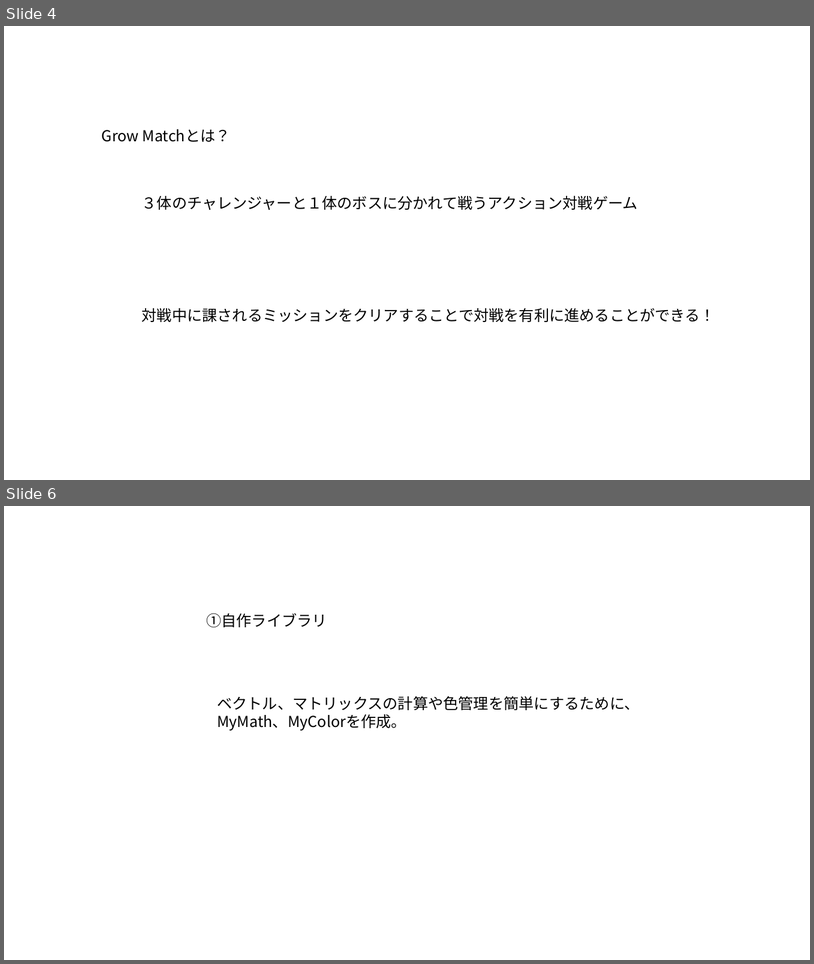
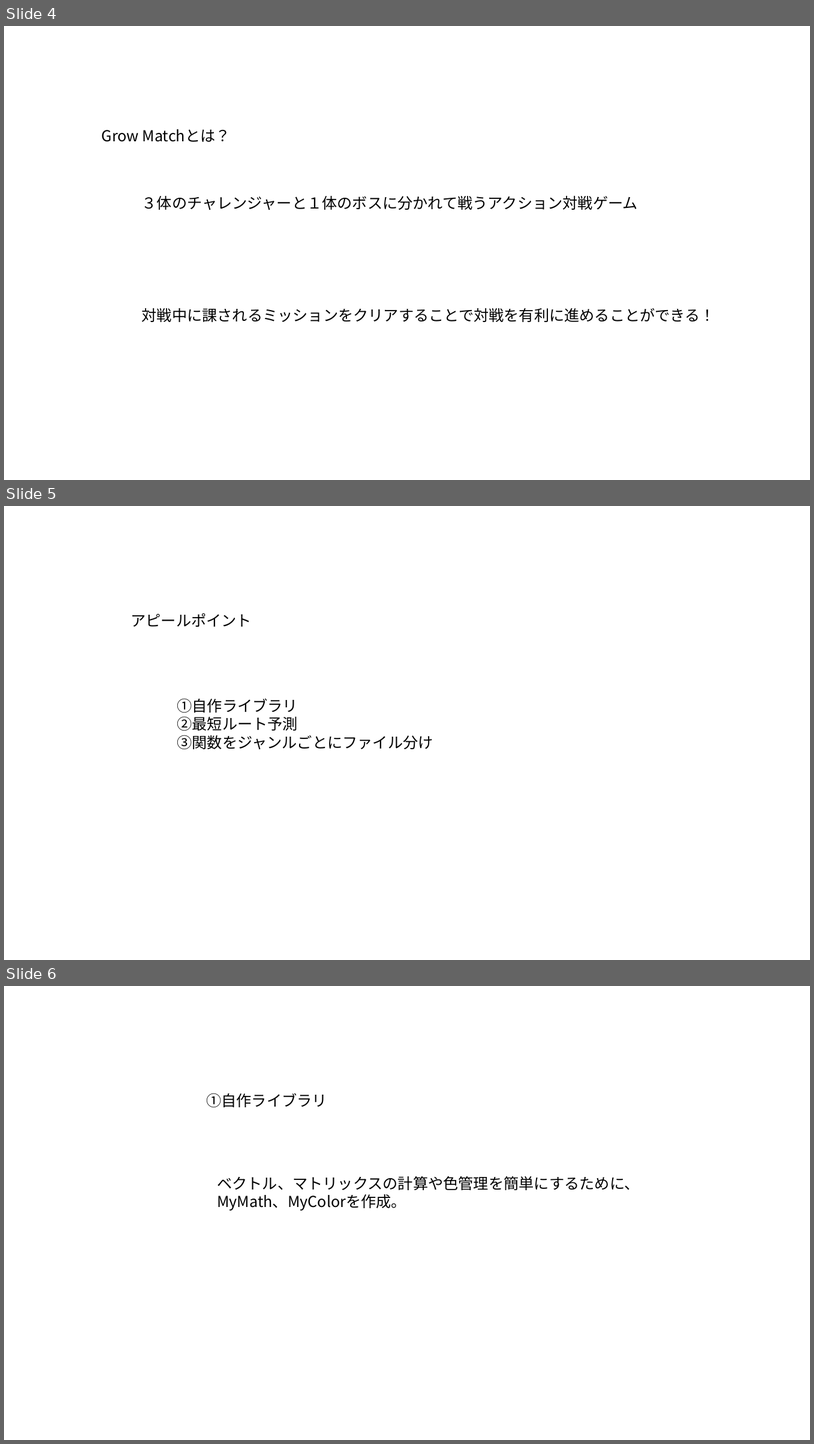
Before and after one commit to soushi1116/Employment_Local, a slide deck: 作品説明資料.pptx. Shown one above the other, each under a label of ours: slides 4 and 6 before the commit, slides 4, 5 and 6 after it; the slides between them are not shown. The pictures are 814x964 and 814x1444 pixels, drawn with LibreOffice and Linux fonts; fonts in the diff are those of the drawing. Boxes give left, top, right and bottom in pixels: in the first picture for what was removed or moved away, otherwise in the second. Text is boxed around its words. In the diff, an @@ line names an element or a change of style, - is before the commit and + after.

```diff
--- a/作品説明資料.pptx
+++ b/作品説明資料.pptx
@@ slide 5 added at bbox=[4, 506, 810, 960], background #FFFFFF @@
@@ text added at bbox=[131, 613, 252, 627], 18 pt, text #000000 @@
+アピールポイント
@@ text added at bbox=[177, 698, 434, 749], 18 pt, text #000000 @@
+①自作ライブラリ
+②最短ルート予測
+③関数をジャンルごとにファイル分け
```
Also in this commit, not shown: 1 slide changed, 2 other slides added, 2 slides removed, 1 other file.
